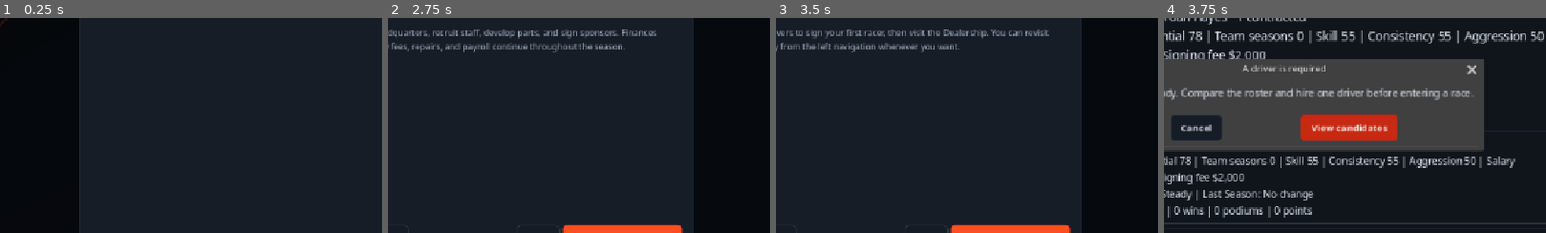
Above: before the commit, frames 1-4 (left to right).
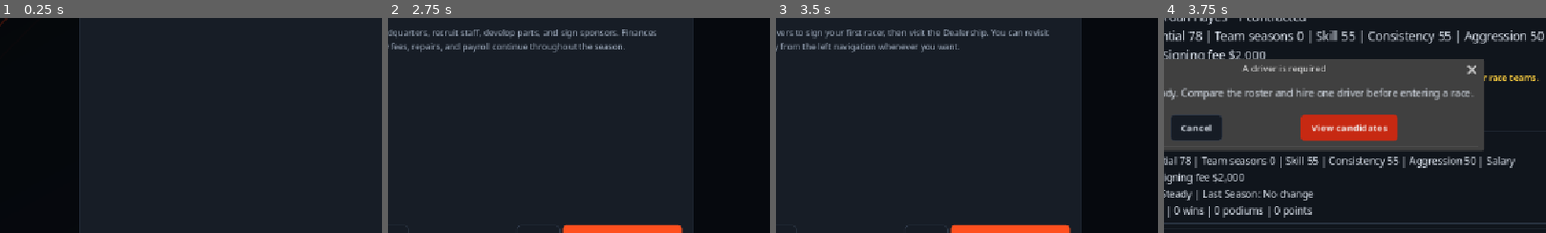
Above: after the commit, the same moments.

Repository: joeyp24/racing_manager
Game: Godot game, scene res://scenes/main_menu/main_menu.tscn
The game is run twice, just before and just after one commit, with the same random seed, the same clock (stepped at 60 frames per second) and the same inputs.
Inputs:
- Up to frame 1 (0.25 s): no input
- Up to frame 2 (2.75 s): click "START A NEW CAREER →" at 0.5 s; click "CONTINUE →" at 1.25 s; click "CONTINUE →" at 2 s
- Up to frame 3 (3.5 s): click "CONTINUE →" at 2.75 s
- Up to frame 4 (3.75 s): click "ENTER TEAM HQ →" at 3.5 s
The pictures show only the part of the screen within x 34-84%, y 28-78%; the shares and areas given below are measured in that part.

Frames 1-3 are identical in both runs. In frame 4, 0.3% of the frame differs, in the area x 83-98%, y 26-30%.

Commit message:
Enable multi-driver hiring and expand staff market

Diff:
--- a/resources/team.gd
+++ b/resources/team.gd
@@ -729,8 +729,14 @@
 	return (
 		not season_complete
 		and completed_races.is_empty()
+		and contracted_driver_ids.size() < MAX_RACE_TEAMS
 		and (driver == null or not contracted_driver_ids.has(driver.driver_id))
 	)
+
+
+func get_driver_roster_limit() -> int:
+	# Every contracted driver can be assigned to one of the team's race entries.
+	return MAX_RACE_TEAMS
 
 
 func hire_driver(driver: Driver) -> bool:
--- a/scenes/pages/drivers/drivers.gd
+++ b/scenes/pages/drivers/drivers.gd
@@ -39,11 +39,17 @@
 			create_driver_details(active_driver)
 		]
 
-	if not team.can_hire_driver():
+	if team.season_complete or not team.completed_races.is_empty():
 		hiring_status_label.text = "Driver hiring is locked after the first race. Manage assignments on the Race Teams page."
+	elif contracted.size() >= team.get_driver_roster_limit():
+		hiring_status_label.text = "Driver roster full: %d / %d contracted. Manage assignments on the Race Teams page." % [
+			contracted.size(),
+			team.get_driver_roster_limit()
+		]
 	else:
 		hiring_status_label.text = (
-			"Pre-season hiring is open. Signing fees are charged immediately."
+			"Pre-season hiring is open · %d / %d drivers contracted. You can hire more than one driver for your race teams."
+			% [contracted.size(), team.get_driver_roster_limit()]
 		)
 		if not team.last_development_summary.is_empty():
 			hiring_status_label.text += (
@@ -54,8 +60,15 @@
 	for child in candidates_container.get_children():
 		child.queue_free()
 
+	for driver in team.get_contracted_drivers():
+		if driver == null:
+			continue
+		create_candidate_row(driver)
+
 	for driver in team.drivers:
 		if driver == null:
+			continue
+		if team.contracted_driver_ids.has(driver.driver_id):
 			continue
 		create_candidate_row(driver)
 
@@ -86,10 +99,12 @@
 		driver.career_podiums,
 		driver.career_points
 	]
-	hire_button.text = "Contracted" if GameManager.team.contracted_driver_ids.has(driver.driver_id) else "Hire"
+	var is_contracted := GameManager.team.contracted_driver_ids.has(driver.driver_id)
+	hire_button.text = "Contracted" if is_contracted else "Hire"
 	hire_button.custom_minimum_size = Vector2(100, 0)
 	hire_button.disabled = (
-		not GameManager.team.can_hire_driver(driver)
+		is_contracted
+		or not GameManager.team.can_hire_driver(driver)
 		or GameManager.team.money < GameManager.team.get_discounted_cost(driver.signing_fee)
 	)
 	hire_button.pressed.connect(_on_hire_pressed.bind(driver))
@@ -122,7 +137,7 @@
 		"Do you want to sign %s to your multi-team roster?\n\nSigning fee: $%s (charged now)\nSalary: $%s after every race"
 		% [
 			driver.driver_name,
-			format_number(driver.signing_fee),
+			format_number(GameManager.team.get_discounted_cost(driver.signing_fee)),
 			format_number(driver.salary)
 		]
 	)
--- a/scenes/pages/staff/staff.gd
+++ b/scenes/pages/staff/staff.gd
@@ -83,6 +83,7 @@
 
 func make_row(member: StaffMember, hiring: bool) -> PanelContainer:
 	var card := PanelContainer.new(); card.theme_type_variation = &"CardPanel"
+	card.custom_minimum_size.y = 64
 	var row := HBoxContainer.new(); row.add_theme_constant_override("separation", 8)
 	var label := Label.new(); label.size_flags_horizontal = Control.SIZE_EXPAND_FILL
 	label.text = "%s\n%s  ·  %d %s  ·  $%s/race%s" % [member.staff_name, member.role, member.rating, member.get_rating_grade(), number(member.salary), "  ·  %d races" % member.contract_races_remaining if member.hired else ""]
--- a/scenes/pages/staff/staff.tscn
+++ b/scenes/pages/staff/staff.tscn
@@ -23,7 +23,7 @@
 
 [node name="Layout" type="VBoxContainer" parent="Margin"]
 layout_mode = 2
-theme_override_constants/separation = 16
+theme_override_constants/separation = 8
 
 [node name="Eyebrow" type="Label" parent="Margin/Layout"]
 theme_type_variation = &"EyebrowLabel"
@@ -33,12 +33,8 @@
 theme_type_variation = &"PageTitle"
 text = "Staff & Race Crew"
 
-[node name="Subtitle" type="Label" parent="Margin/Layout"]
-theme_type_variation = &"MutedLabel"
-text = "Build a balanced crew, understand their race impact, and manage contract risk."
-
 [node name="Metrics" type="GridContainer" parent="Margin/Layout"]
-columns = 2
+columns = 4
 theme_override_constants/separation = 8
 
 [node name="Positions" type="PanelContainer" parent="Margin/Layout/Metrics"]
@@ -77,6 +73,7 @@
 [node name="Tabs" type="TabContainer" parent="Margin/Layout"]
 layout_mode = 2
 size_flags_vertical = 3
+current_tab = 1
 
 [node name="Roster" type="HSplitContainer" parent="Margin/Layout/Tabs"]
 layout_mode = 2
@@ -103,6 +100,7 @@
 
 [node name="Hiring Market" type="VBoxContainer" parent="Margin/Layout/Tabs"]
 layout_mode = 2
+size_flags_vertical = 3
 theme_override_constants/separation = 8
 [node name="Filters" type="GridContainer" parent="Margin/Layout/Tabs/Hiring Market"]
 columns = 2
@@ -124,9 +122,11 @@
 unique_name_in_owner = true
 [node name="Scroll" type="ScrollContainer" parent="Margin/Layout/Tabs/Hiring Market"]
 size_flags_vertical = 3
+horizontal_scroll_mode = 0
 [node name="market_rows" type="VBoxContainer" parent="Margin/Layout/Tabs/Hiring Market/Scroll"]
 unique_name_in_owner = true
 size_flags_horizontal = 3
+size_flags_vertical = 3
 theme_override_constants/separation = 8
 
 [node name="Status" type="PanelContainer" parent="Margin/Layout"]
